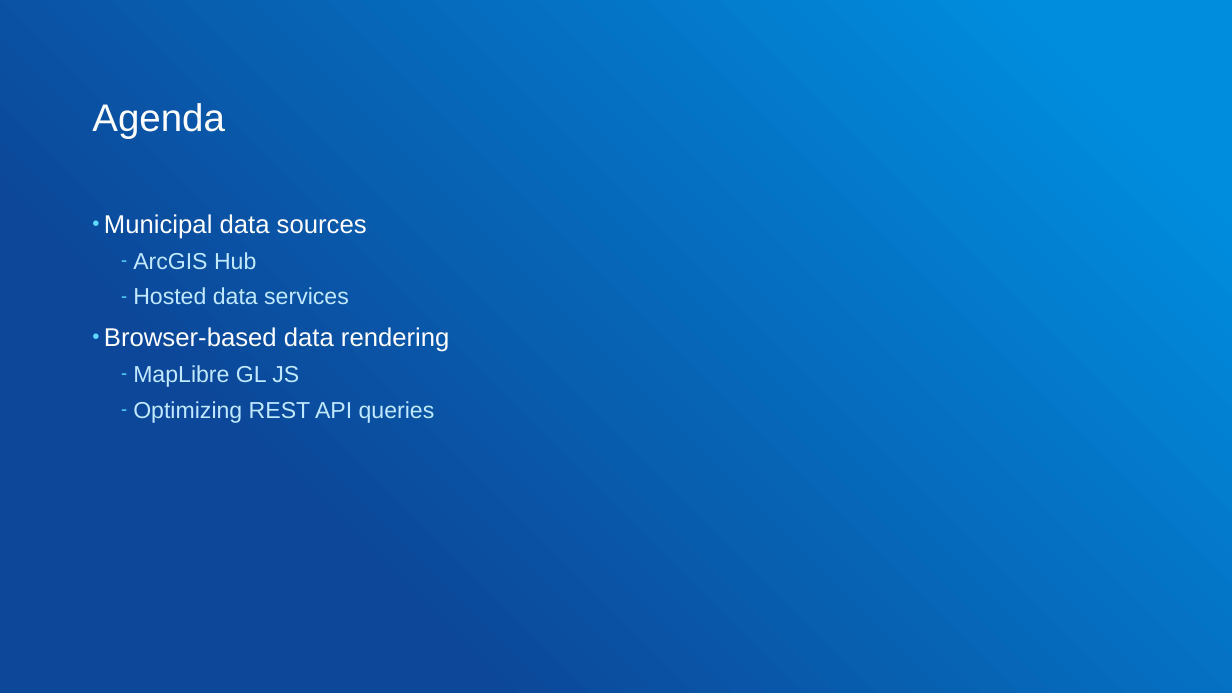
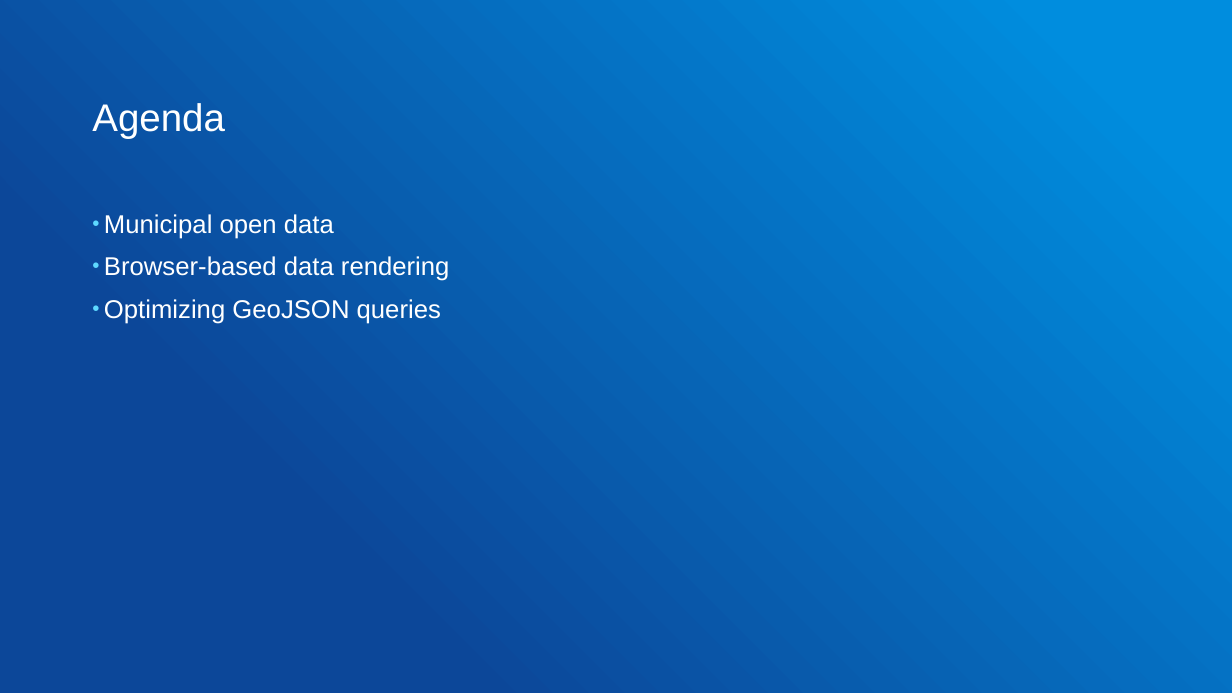
Before and after one commit to gowin20/foss4g-2026-maplibregl-data-visualization, a slide deck: slide 7 of foss4g-optimized-maplibre-queries.pptx. Drawn at 1232x693 pixels with LibreOffice and Linux fonts; fonts in the diff are those of the drawing. Boxes give left, top, right and bottom in pixels: in the first picture for what was removed or moved away, otherwise in the second. Text is boxed around its words. In the diff, an @@ line names an element or a change of style, - is before the commit and + after.

```diff
--- a/foss4g-optimized-maplibre-queries.pptx
+++ b/foss4g-optimized-maplibre-queries.pptx
@@ text at [104, 214, 334, 239]: text changed; size 18 to 20 pt; text colour #C0E8FF to #FFFFFF @@
-• Municipal data sources
-  – ArcGIS Hub
-  – Hosted data services
+• Municipal open data
@@ text at [104, 299, 441, 324]: text changed; size 18 to 20 pt; text colour #C0E8FF to #FFFFFF @@
-  – MapLibre GL JS
-  – Optimizing REST API queries
+• Optimizing GeoJSON queries
```
Also in this commit, not shown: 12 other slides changed, 10 slides added, 4 slides removed, 1 other file.
